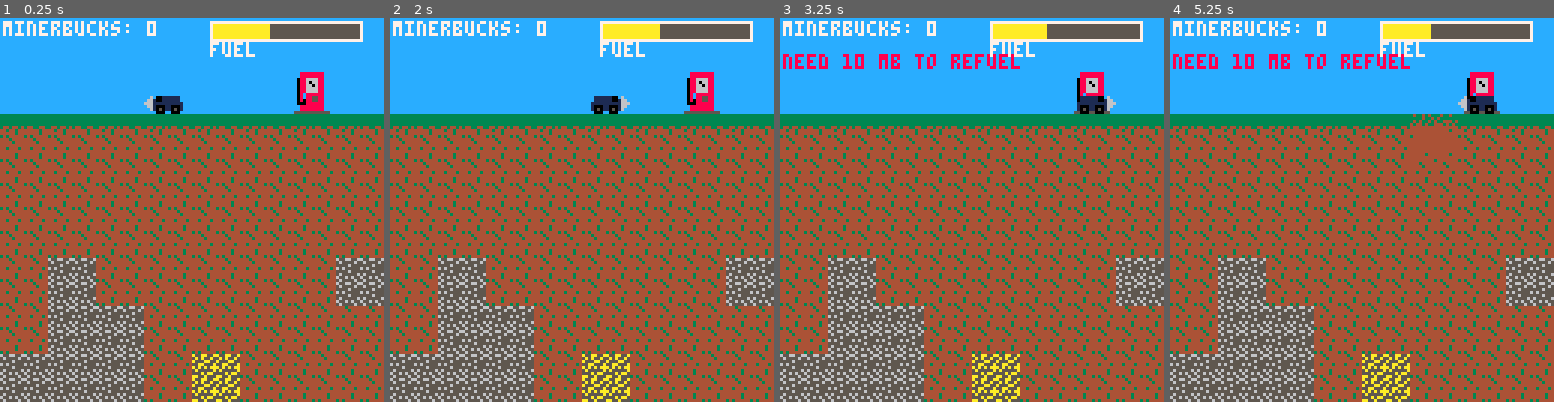
Above: before the commit, frames 1-4 (left to right).
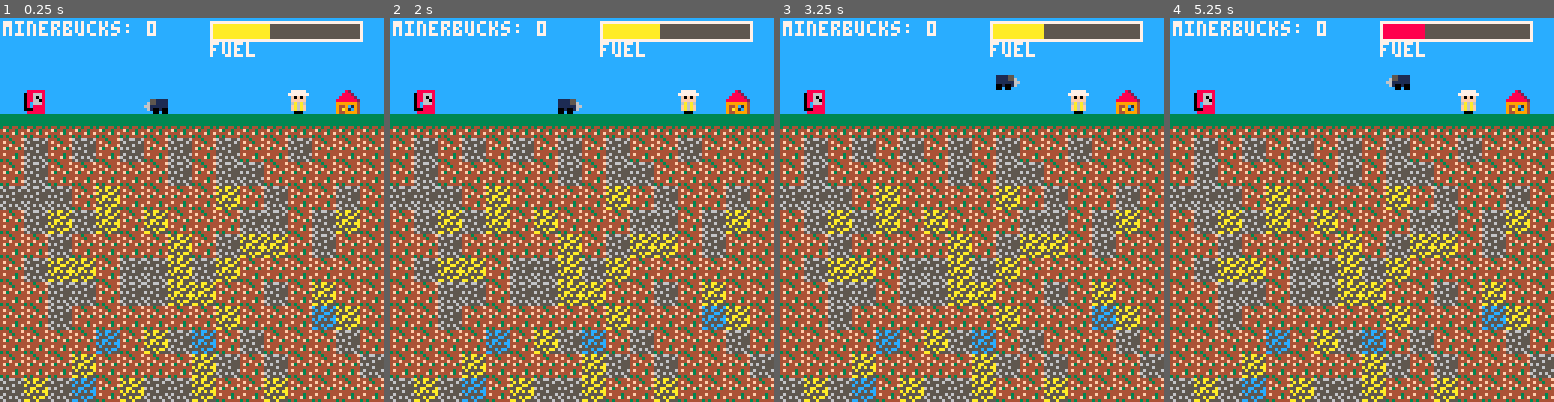
Above: after the commit, the same moments.

Repository: grantsweeney02/Miner
Game: PICO-8 cartridge miner.p8
The game is run twice, just before and just after one commit, with the same random seed, the same clock (stepped at 60 frames per second) and the same inputs.
Inputs:
- Up to frame 1 (0.25 s): no input
- Up to frame 2 (2 s): tap X (X key) at 0.33, 1.07, 1.85 s; hold Right from 1.6 s (still down)
- Up to frame 3 (3.25 s): release Right at 2.1 s; hold Up 2.15-2.42 s; hold Right 2.47-3.03 s; tap X (X key) at 2.97 s; hold Left from 3.08 s (still down)
- Up to frame 4 (5.25 s): release Left at 3.58 s; hold Down 3.63-3.97 s; hold Right 4.02-4.68 s; tap X (X key) at 4.08, 5.2 s; hold Up 4.73-5.03 s; hold Left from 5.08 s (still down)

The runs differ from the first frame. In frame 1, 37% of the frame differs, in the area x 0-100%, y 14-100%; in frame 2, 38%; in frame 3, 38%; in frame 4, 39%, in the area x 0-100%, y 1-100%.

Commit message:
updated to 8x8, miner can fly tho lol

Diff:
--- a/miner.p8
+++ b/miner.p8
@@ -1,18 +1,23 @@
 pico-8 cartridge // http://www.pico-8.com
 version 42
 __lua__
+
 --------------------------------------------------------------------------------
 -- CONSTANTS
 --------------------------------------------------------------------------------
 cam_y = 0
-SURFACE_HEIGHT = 32
-GRID_SIZE = 16
-MAP_WIDTH = 8
+SURFACE_HEIGHT = 32  -- original
+GRID_SIZE = 8
+MAP_WIDTH = 16
 MAP_HEIGHT = 32
 BEDROCK_LEVEL = MAP_HEIGHT - 2
-local surface_row = flr(SURFACE_HEIGHT / GRID_SIZE) -- usually 2, given 32/16=2
-
--- tile IDs
+
+-- This calculates row=4 => y=32 for the grass
+local surface_row = flr(SURFACE_HEIGHT / GRID_SIZE)  -- 32/8=4
+
+--------------------------------------------------------------------------------
+-- TILE & SPRITE DEFINITIONS
+--------------------------------------------------------------------------------
 TILE_GRASS   = 0
 TILE_EMPTY   = 1
 TILE_DIRT    = 2
@@ -21,9 +26,23 @@
 TILE_DIAMOND = 5
 TILE_BEDROCK = 6
 TILE_GAS_PUMP= 7
-
-SPRITE_BEDROCK = 110
-SPRITE_GAS_PUMP = 9
+TILE_TRADER  = 8
+TILE_UPGRADE_HUT = 9
+
+SPR_MINER_RIGHT = 33
+SPR_MINER_LEFT  = 34
+SPR_MINER_UP    = 49
+SPR_MINER_DOWN  = 50
+SPR_GAS_PUMP    = 35
+SPR_TRADER      = 51
+SPR_GRASS_FULL  = 36
+SPR_GRASS_BROKEN= 37
+SPR_DIRT        = {38,39}
+SPR_STONE       = {52,53,54}
+SPR_GOLD        = {55,56,57}
+SPR_DIAMOND     = {40,41,42,43}
+SPR_BEDROCK     = 58
+SPR_UPGRADE_HUT = 59
 
 game_over = false
 
@@ -31,58 +50,59 @@
 -- ORE INFO
 --------------------------------------------------------------------------------
 ore_info = {
-    [TILE_DIRT] = {
-        sprites = { 64, 66 },
-        durability = 2
-    },
-    [TILE_STONE] = {
-        sprites = { 68, 70, 72 },
-        durability = 3
-    },
-    [TILE_GOLD] = {
-        sprites = { 96, 98, 100 },
-        durability = 3
-    },
-    [TILE_DIAMOND] = {
-        sprites = { 102, 104, 106, 108 },
-        durability = 4
-    },
-    [TILE_GRASS] = {
-        -- behaves like dirt, but different sprites
-        sprites = { 74, 76 },
-        durability = 2
-    }
+  [TILE_DIRT] = {
+      sprites = SPR_DIRT,
+      durability = 2
+  },
+  [TILE_STONE] = {
+      sprites = SPR_STONE,
+      durability = 3
+  },
+  [TILE_GOLD] = {
+      sprites = SPR_GOLD,
+      durability = 3
+  },
+  [TILE_DIAMOND] = {
+      sprites = SPR_DIAMOND,
+      durability = 4
+  },
+  [TILE_GRASS] = {
+      -- behaves like dirt, but different sprites
+      sprites = {SPR_GRASS_FULL, SPR_GRASS_BROKEN},
+      durability = 2
+  }
 }
 
 --------------------------------------------------------------------------------
--- ORE VALUES: Grass merges with dirt in inventory, so no separate grass entry
+-- ORE VALUES
 --------------------------------------------------------------------------------
 ore_values = {
-    [TILE_DIRT]    = 1,
-    [TILE_STONE]   = 2,
-    [TILE_GOLD]    = 5,
-    [TILE_DIAMOND] = 10
+  [TILE_DIRT]    = 1,
+  [TILE_STONE]   = 2,
+  [TILE_GOLD]    = 5,
+  [TILE_DIAMOND] = 10
 }
 
 --------------------------------------------------------------------------------
 -- MINER
 --------------------------------------------------------------------------------
+-- The miner starts one row ABOVE the grass row (row=3 => y=24).
 miner = {
-    x = 48,
-    y = SURFACE_HEIGHT - GRID_SIZE,
+    x = 6 * GRID_SIZE,
+    y = (surface_row - 1) * GRID_SIZE,  -- row=3 => y=24
     speed = GRID_SIZE,
 
-    sprite_right = 1,
-    sprite_left  = 3,
-    sprite_up    = 5,
-    sprite_down  = 7,
-    current_sprite = 3,
+    sprite_right = SPR_MINER_RIGHT,
+    sprite_left  = SPR_MINER_LEFT,
+    sprite_up    = SPR_MINER_UP,
+    sprite_down  = SPR_MINER_DOWN,
+    current_sprite = SPR_MINER_LEFT,
     move_delay = 10,
     move_timer = 0,
     was_moving_up = false,
 
     inventory = {
-        [TILE_DIRT]    = 0, -- used for both dirt and grass
+        [TILE_DIRT]    = 0,
         [TILE_STONE]   = 0,
         [TILE_GOLD]    = 0,
         [TILE_DIAMOND] = 0
@@ -100,25 +120,24 @@
 for y = 0, MAP_HEIGHT - 1 do
     map[y] = {}
     for x = 0, MAP_WIDTH - 1 do
-
-        -- SKY
         if y < surface_row then
+            -- sky
             map[y][x] = TILE_EMPTY
 
-        -- SURFACE ROW (y == surface_row)
         elseif y == surface_row then
+            -- row=4 => y=32 is grass
             map[y][x] = {
                 t = TILE_GRASS,
                 d = ore_info[TILE_GRASS].durability,
                 sprite = ore_info[TILE_GRASS].sprites[1]
             }
 
-        -- BEDROCK
         elseif y >= BEDROCK_LEVEL then
+            -- bedrock
             map[y][x] = TILE_BEDROCK
 
-        -- UNDERGROUND (random dirt / stone / gold / diamond)
         else
+            -- underground
             local r = rnd()
             if y > 10 and r < 0.05 then
                 map[y][x] = {
@@ -149,8 +168,11 @@
     end
 end
 
--- place gas pump near the top
-map[1][MAP_WIDTH - 2] = TILE_GAS_PUMP
+-- BUILDINGS: also on row=3 => y=24, so they're clearly above the grass
+local building_row = surface_row - 1
+map[building_row][1] = TILE_GAS_PUMP
+map[building_row][MAP_WIDTH - 2] = TILE_UPGRADE_HUT
+map[building_row][flr(MAP_WIDTH * 3/4)] = TILE_TRADER
 
 --------------------------------------------------------------------------------
 -- CAN_MOVE + COLLISION
@@ -158,10 +180,13 @@
 function can_move(new_x, new_y)
     local grid_x = new_x / GRID_SIZE
     local grid_y = new_y / GRID_SIZE
+
+    if grid_x < 0 or grid_x >= MAP_WIDTH or grid_y < 0 or grid_y >= MAP_HEIGHT then
+        return false
+    end
+
     local cell = map[grid_y][grid_x]
-
     if type(cell) == "table" then
-        -- it's some ore or grass
         local info = ore_info[cell.t]
         cell.d -= 1
         if cell.d > 0 then
@@ -169,32 +194,27 @@
             cell.sprite = info.sprites[stage]
             return false
         else
-            -- fully mined
             if cell.t == TILE_GRASS then
-                -- store as dirt in inventory
                 miner.inventory[TILE_DIRT] += 1
             else
                 miner.inventory[cell.t] += 1
             end
             map[grid_y][grid_x] = TILE_EMPTY
-            sfx(0)
+            sfx(0) -- optional
             return true
         end
-
     elseif cell == TILE_BEDROCK then
         return false
-
     else
-        -- empty or gas pump
         return true
     end
 end
 
 --------------------------------------------------------------------------------
--- AUTO-CONVERT (surface => deposit ores => get minerbucks)
+-- AUTO-CONVERT (Deposit ores at/above grass row=4 => y=32)
 --------------------------------------------------------------------------------
 function auto_convert()
-    if miner.y <= SURFACE_HEIGHT - GRID_SIZE then
+    if miner.y <= (surface_row * GRID_SIZE) then
         for tile_id, tile_value in pairs(ore_values) do
             local count = miner.inventory[tile_id]
             if count and count > 0 then
@@ -209,9 +229,7 @@
 -- UPDATE
 --------------------------------------------------------------------------------
 function _update()
-    if game_over then
-        return
-    end
+    if game_over then return end
 
     if miner.fuel <= 0 then
         game_over = true
@@ -224,8 +242,10 @@
     end
 
     if miner.x % GRID_SIZE == 0 and miner.y % GRID_SIZE == 0 then
-        local old_x, old_y = miner.x, miner.y
-        local new_x, new_y = old_x, old_y
+        local old_x = miner.x
+        local old_y = miner.y
+        local new_x = old_x
+        local new_y = old_y
 
         -- left
         if btn(0) and miner.x > 0 then
@@ -241,14 +261,13 @@
         end
         -- up
         if btn(2) then
-            -- only move up if miner is below the surface
-            if miner.y > SURFACE_HEIGHT - GRID_SIZE then
+            -- only move up if we’re above row=0
+            if miner.y > 0 then
                 new_y -= miner.speed
                 miner.current_sprite = miner.sprite_up
                 miner.was_moving_up = true
             else
                 miner.was_moving_up = false
-                miner.current_sprite = miner.sprite_right
             end
         end
         -- down
@@ -269,19 +288,17 @@
         miner.move_timer = miner.move_delay
     end
 
-    -- if the miner reached the surface from below, clamp them there
-    if miner.y <= SURFACE_HEIGHT - GRID_SIZE and miner.was_moving_up then
-        miner.y = SURFACE_HEIGHT - GRID_SIZE
-        miner.current_sprite = miner.sprite_right
-        miner.was_moving_up = false
-    end
-
-    -- auto-convert ore -> minerbucks at surface
+    -- clamp if moving up beyond row=0
+    if miner.y < 0 then
+        miner.y = 0
+    end
+
+    -- auto-convert if at/above row=4 => y=32
     auto_convert()
 
-    -- handle fueling at gas pump
-    local pump_x = (MAP_WIDTH - 2) * GRID_SIZE
-    local pump_y = 1 * GRID_SIZE
+    -- fueling at gas pump on row=3 => y=24
+    local pump_x = 1 * GRID_SIZE
+    local pump_y = (surface_row - 1) * GRID_SIZE
     if miner.x == pump_x and miner.y == pump_y then
         if btnp(5) and miner.minerBucks >= 10 then
             miner.minerBucks -= 10
@@ -299,37 +316,45 @@
 --------------------------------------------------------------------------------
 function _draw()
     cls(12)
+
     camera(0, cam_y)
 
-    -- background sections
-    rectfill(0, 0, 127, MAP_HEIGHT * GRID_SIZE, 12)  -- sky
-    rectfill(0, SURFACE_HEIGHT, 127, BEDROCK_LEVEL * GRID_SIZE, 4)  -- main dirt region
-    rectfill(0, BEDROCK_LEVEL * GRID_SIZE, 127, MAP_HEIGHT * GRID_SIZE, 0)  -- bedrock region
+    -- fill background for 128 px wide
+    -- row=4 => y=32 is grass
+    rectfill(0, 0, 127, (surface_row*GRID_SIZE) - 1, 12)               -- sky
+    rectfill(0, surface_row*GRID_SIZE, 127, (BEDROCK_LEVEL*GRID_SIZE) - 1, 4) -- dirt
+    rectfill(0, BEDROCK_LEVEL*GRID_SIZE, 127, (MAP_HEIGHT*GRID_SIZE) - 1, 0)  -- bedrock
 
     -- draw map
     for y = 0, MAP_HEIGHT - 1 do
         for x = 0, MAP_WIDTH - 1 do
             local cell = map[y][x]
+            local draw_x = x * GRID_SIZE
+            local draw_y = y * GRID_SIZE
             if type(cell) == "table" then
-                spr(cell.sprite, x * GRID_SIZE, y * GRID_SIZE, 2, 2)
+                spr(cell.sprite, draw_x, draw_y)
             elseif cell == TILE_BEDROCK then
-                spr(SPRITE_BEDROCK, x * GRID_SIZE, y * GRID_SIZE, 2, 2)
+                spr(SPR_BEDROCK, draw_x, draw_y)
             elseif cell == TILE_GAS_PUMP then
-                spr(SPRITE_GAS_PUMP, x * GRID_SIZE, y * GRID_SIZE, 2, 2)
+                spr(SPR_GAS_PUMP, draw_x, draw_y)
+            elseif cell == TILE_TRADER then
+                spr(SPR_TRADER, draw_x, draw_y)
+            elseif cell == TILE_UPGRADE_HUT then
+                spr(SPR_UPGRADE_HUT, draw_x, draw_y)
             end
         end
     end
 
     -- draw miner
     palt()
-    palt(15, true)
+    palt(13, true)  -- invisible color
     palt(0, false)
-    spr(miner.current_sprite, miner.x, miner.y, 2, 2)
+    spr(miner.current_sprite, miner.x, miner.y)
 
     camera()
 
-    -- UI: MinerBucks
-    print("minerbucks: " .. miner.minerBucks, 1, 1, 7)
+    -- UI: minerbucks
+    print("minerbucks: "..miner.minerBucks, 1, 1, 7)
 
     -- UI: fuel bar
     local bar_x = 70
@@ -337,15 +362,13 @@
     local bar_width = 50
     local bar_height = 6
     local fuel_ratio = miner.fuel / miner.max_fuel
-    local percentage = fuel_ratio * 100
     local fill_width = flr(bar_width * fuel_ratio)
-    local bar_color
-    if percentage <= 30 then
+    local bar_color = 11 -- green
+
+    if fuel_ratio <= 0.3 then
         bar_color = 8  -- red
-    elseif percentage < 70 then
+    elseif fuel_ratio < 0.7 then
         bar_color = 10 -- yellow
-    else
-        bar_color = 11 -- green
     end
 
     rectfill(bar_x, bar_y, bar_x + bar_width, bar_y + bar_height, 5)
@@ -353,9 +376,9 @@
     rect(bar_x, bar_y, bar_x + bar_width, bar_y + bar_height, 7)
     print("fuel", bar_x, bar_y + bar_height + 1, 7)
 
-    -- UI: refuel prompt
-    local pump_x = (MAP_WIDTH - 2) * GRID_SIZE
-    local pump_y = 1 * GRID_SIZE
+    -- refuel prompt if on the gas pump tile
+    local pump_x = 1 * GRID_SIZE
+    local pump_y = (surface_row - 1) * GRID_SIZE
     if miner.x == pump_x and miner.y == pump_y then
         if miner.minerBucks >= 10 then
             print("hold x to refuel (10 MB)", 1, 12, 10)
@@ -393,22 +416,22 @@
 00000000fff100011000166ff661000110001ffffffffffffffffffffffff66666ffffffffff88888888ffff0000000000000000000000000000000000000000
 00000000fff10501105016ffff61050110501fffffffffffffffffffffffff666fffffffffff88888888ffff0000000000000000000000000000000000000000
 00000000ffff000ff000ffffffff000ff000fffffffffffffffffffffffffff6ffffffffff555555555555ff0000000000000000000000000000000000000000
-00000000fffffffffffffffff888888f000000000000000000000000000000000000000000000000000000000000000000000000000000000000000000000000
-00000000ffffffffffffffff0886668f000000000000000000000000000000000000000000000000000000000000000000000000000000000000000000000000
-00000000ffffffffffffffff0886068f000000000000000000000000000000000000000000000000000000000000000000000000000000000000000000000000
-00000000111155ffff55111108c6608f000000000000000000000000000000000000000000000000000000000000000000000000000000000000000000000000
-000000001111556ff65511110806668f000000000000000000000000000000000000000000000000000000000000000000000000000000000000000000000000
-0000000011111166661111110008888f000000000000000000000000000000000000000000000000000000000000000000000000000000000000000000000000
-000000000010016ff6100100f888888f000000000000000000000000000000000000000000000000000000000000000000000000000000000000000000000000
-0000000000f00ffffff00f0055555555000000000000000000000000000000000000000000000000000000000000000000000000000000000000000000000000
-00000000fff6ffffff01110f00000000000000000000000000000000000000000000000000000000000000000000000000000000000000000000000000000000
-00000000ff666fffff01110f00000000000000000000000000000000000000000000000000000000000000000000000000000000000000000000000000000000
-00000000f15551fffff111ff00000000000000000000000000000000000000000000000000000000000000000000000000000000000000000000000000000000
-00000000f05550ffff01110f00000000000000000000000000000000000000000000000000000000000000000000000000000000000000000000000000000000
-00000000f01110ffff05550f00000000000000000000000000000000000000000000000000000000000000000000000000000000000000000000000000000000
-00000000ff111fffff15551f00000000000000000000000000000000000000000000000000000000000000000000000000000000000000000000000000000000
-00000000f01110fffff666ff00000000000000000000000000000000000000000000000000000000000000000000000000000000000000000000000000000000
-00000000f01110ffffff6fff00000000000000000000000000000000000000000000000000000000000000000000000000000000000000000000000000000000
+00000000ddddddddddddddddd888888d33333333343343434443444f4443444fc55cc55cc55cc55cc55cc55cc55cc55c00000000000000000000000000000000
+00000000dddddddddddddddd0886668d33333333333343344f443444444444445c5c55c55c5c55c55c5555c5555555c500000000000000000000000000000000
+00000000dddddddddddddddd0886068d3333333334343343444f444f43444444c555cc55c555cc55c5555c555555555500000000000000000000000000000000
+00000000111155dddd5511110886608d3333333343443f334f344f3444444f3455cc555c555c555c555c555c555c555500000000000000000000000000000000
+000000001111556dd655111108c6668d34434434444444444444444444444444c5c5c5ccc5c5c5c5c5c5c555c555c55500000000000000000000000000000000
+00000000111111666611111108c8888d4f344344444444444f44434444f444445c55555c5c55555c5c55555c5c55555c00000000000000000000000000000000
+000000000010016dd61001000008888d4444f34f444444444444f34f44444444555c5cc5555c5c55555c5c555555555500000000000000000000000000000000
+0000000000d00dddddd00d00d888888d343444443444f4443434444434444344cc55c555cc5555555c5555555c555c5500000000000000000000000000000000
+00000000dddd6dddd01110ddd77777dd655665566556555665555555a55aa55aa555a55aa555555a05050020ddd82ddd00000000000000000000000000000000
+00000000ddd666ddd01110dd7777777d5655556555555565555555655a5a55a5555a5555555a555502005000dd8882dd00000000000000000000000000000000
+00000000dd15551ddd111ddddf0f0fdd555565555555655555555555a555aa5555555a5555555a5550020050d888882d00000000000000000000000000000000
+00000000dd05550dd01110dddfffffdd65655555655555556555555555aa555a55a5555a55a55555200000208888888200000000000000000000000000000000
+00000000dd01110dd05550ddd6a6a6dd555565555555655555555565a5a5a5aaa55555a555555555000200009999999400000000000000000000000000000000
+00000000ddd111ddd15551dddfa6afdd5655555656555556565555555a55555a5a55555a5a55555a020005009449c19400000000000000000000000000000000
+00000000dd01110ddd666ddddfa6afdd655656555556565555555555555a5aa5555a5a55555a5a550050000294a91c9400000000000000000000000000000000
+00000000dd01110dddd6dddddd000ddd565555655555555555555555aa55a5555a55555555555555250020509449999400000000000000000000000000000000
 4443444f4443444f4443444f44434444655665566556655665565556655665566555555565555556333333333333333334334343334334330000000000000000
 4f4434444f4434444444444444444444565555655655556555555565565555655555556556555565333333333333333333334334343333330000000000000000
 444f444f444f444f4444444444444444555565555555655555556555555555555555555555555555333333333333333334343343433444340000000000000000
